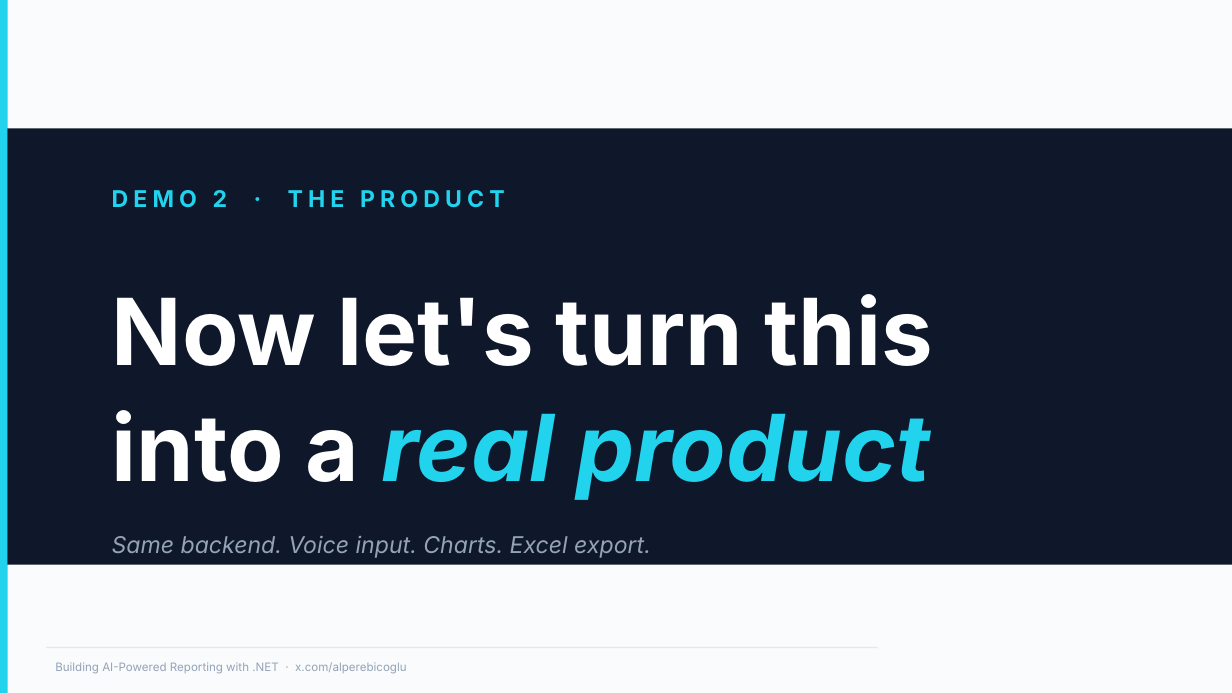
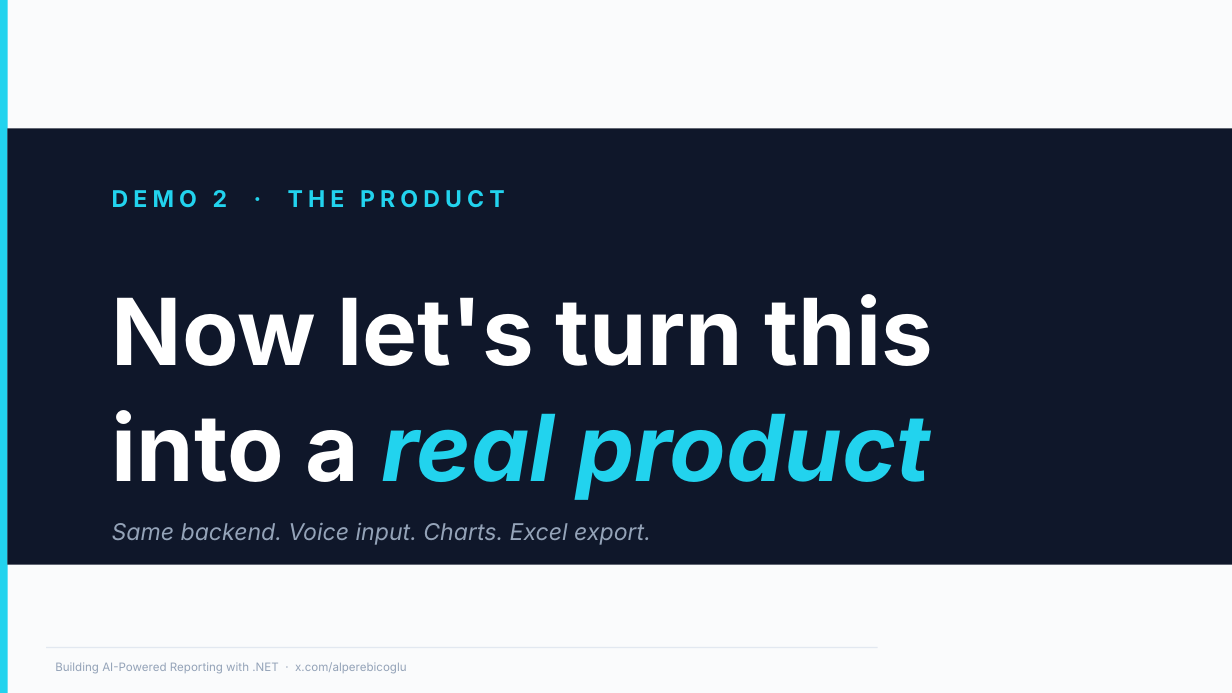
Before and after one commit to ebicoglu/chat-with-your-data-conference, a slide deck: slide 14 of Presentation-Master.pptx. Drawn at 1232x693 pixels with LibreOffice and Linux fonts; fonts in the diff are those of the drawing; background and template pictures are left out. Boxes give left, top, right and bottom in pixels: in the first picture for what was removed or moved away, otherwise in the second. Text is boxed around its words. In the diff, an @@ line names an element or a change of style, - is before the commit and + after.

```diff
--- a/Presentation-Master.pptx
+++ b/Presentation-Master.pptx
@@ text "Same backend. Voice input. Charts. ...": place and size @@
-text "Same backend. Voice input. Charts. ..." at <box>112,536,651,558</box>
+text "Same backend. Voice input. Charts. ..." at <box>112,523,651,545</box>
```
Also in this commit, not shown: 10 other slides changed.
